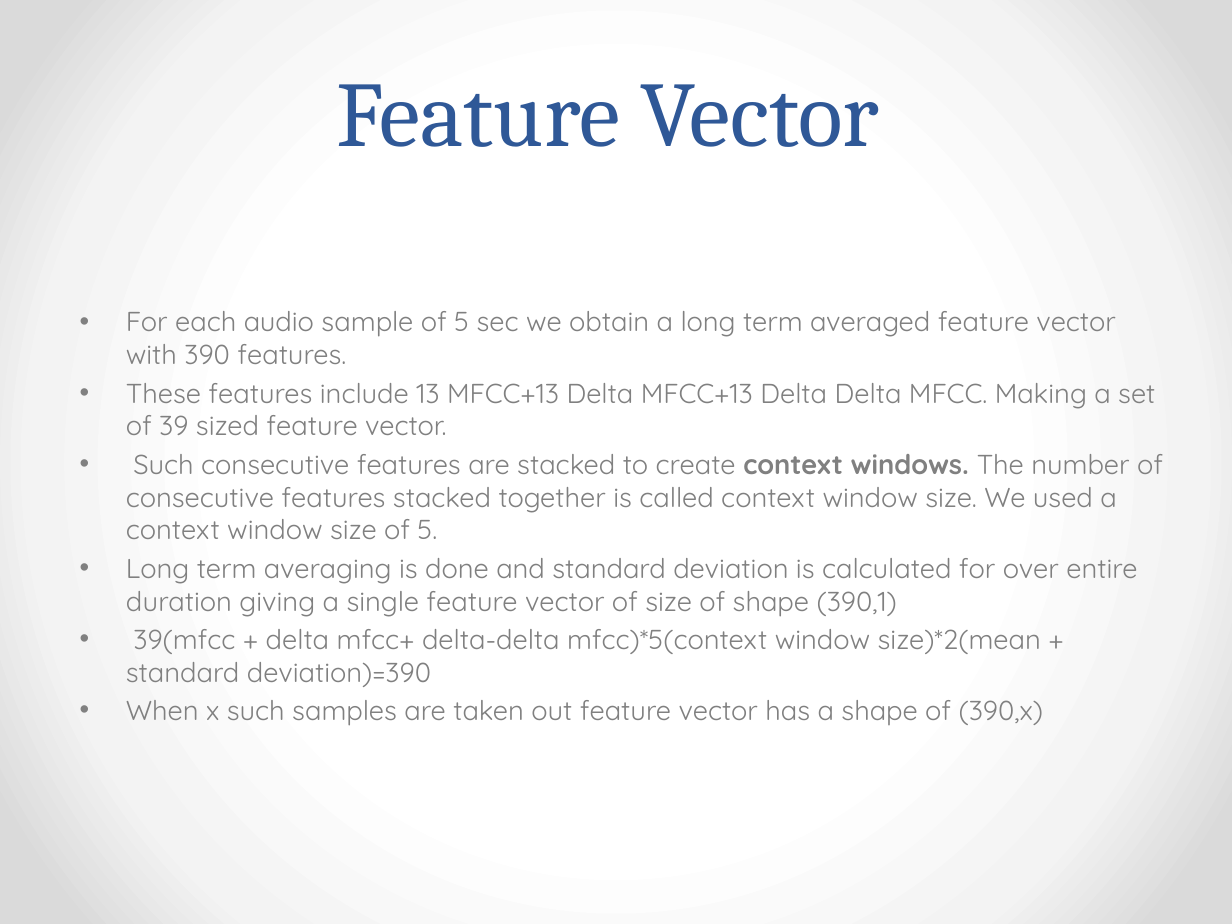
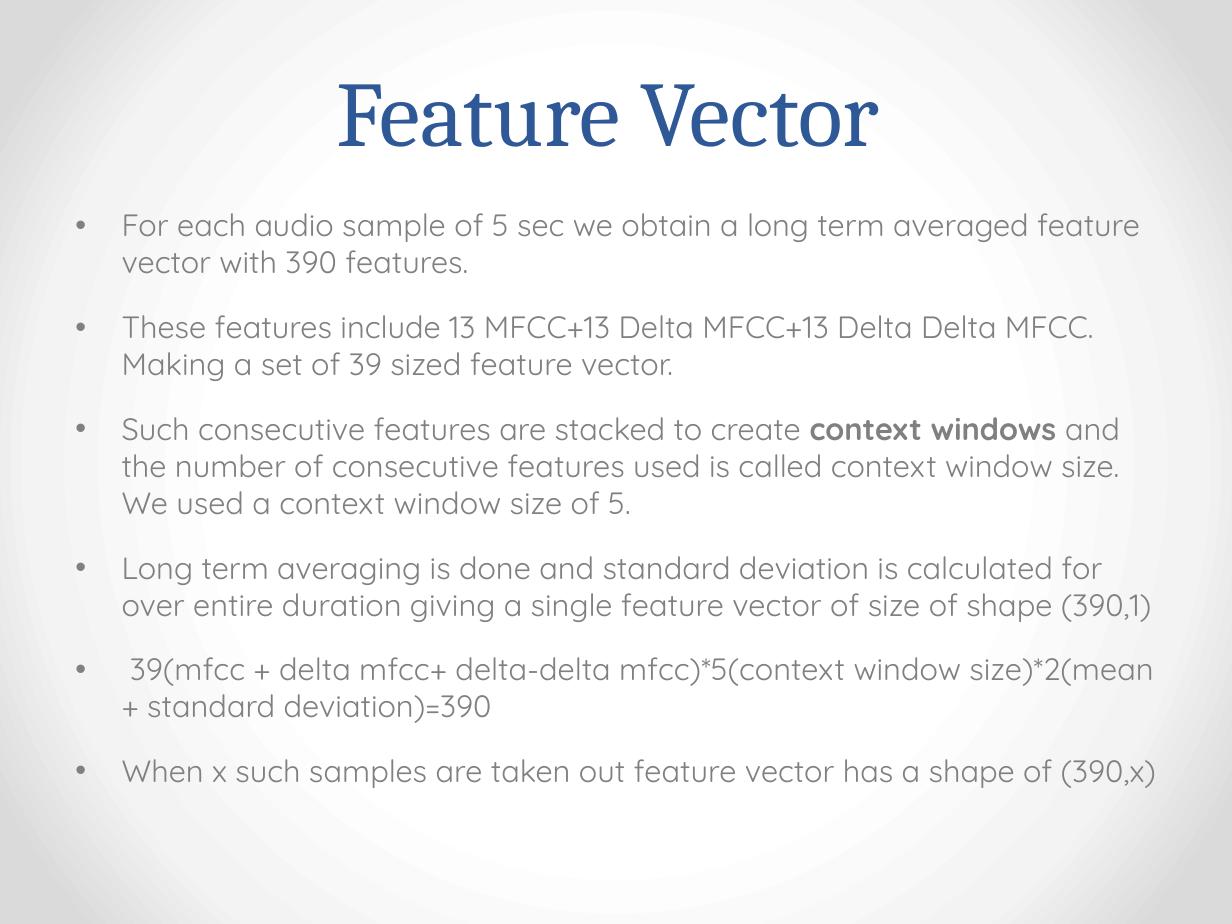
Before and after one commit to AudioExtractors/LanguageDetection, a slide deck: slide 9 of Docs/Presentation.pptx. Drawn at 1232x924 pixels with LibreOffice and Linux fonts; fonts in the diff are those of the drawing. Boxes give left, top, right and bottom in pixels: in the first picture for what was removed or moved away, otherwise in the second. Text is boxed around its words. In the diff, an @@ line names an element or a change of style, - is before the commit and + after.

```diff
--- a/Docs/Presentation.pptx
+++ b/Docs/Presentation.pptx
@@ text "For each audio sample of ...": place and size @@
-text "For each audio sample of ..." at (126, 311, 1163, 726)
+text "For each audio sample of ..." at (122, 213, 1156, 788)
@@ text at (122, 213, 1156, 788): size 16 to 18 pt in "For each audio sample of 5 sec ...", "These features include 13 MFCC+13 Delta MFCC+13 ...", "Long term averaging is done and standard ...", "39(mfcc + delta mfcc+ delta-delta mfcc)*5(context window ..." and 1 more places @@
@@ text at (122, 417, 1120, 514): text changed; size 16 to 18 pt @@
-• Such consecutive features are stacked to create context windows. The number of consecutive features stacked together is called context window size. We used a context window size of 5.
+• Such consecutive features are stacked to create context windows and the number of consecutive features used is called context window size. We used a context window size of 5.
```
Also in this commit, not shown: 5 other slides changed.
